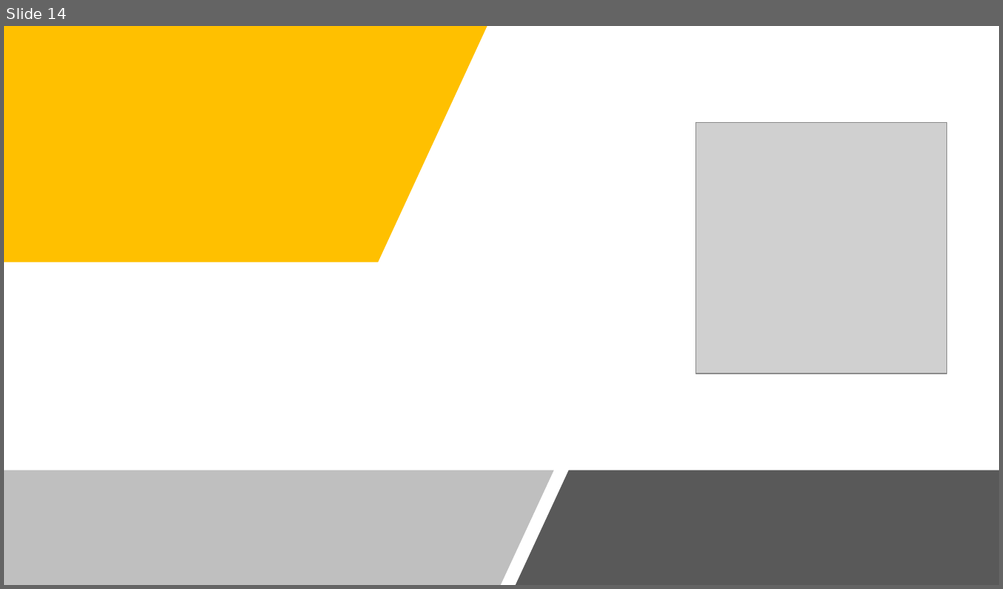
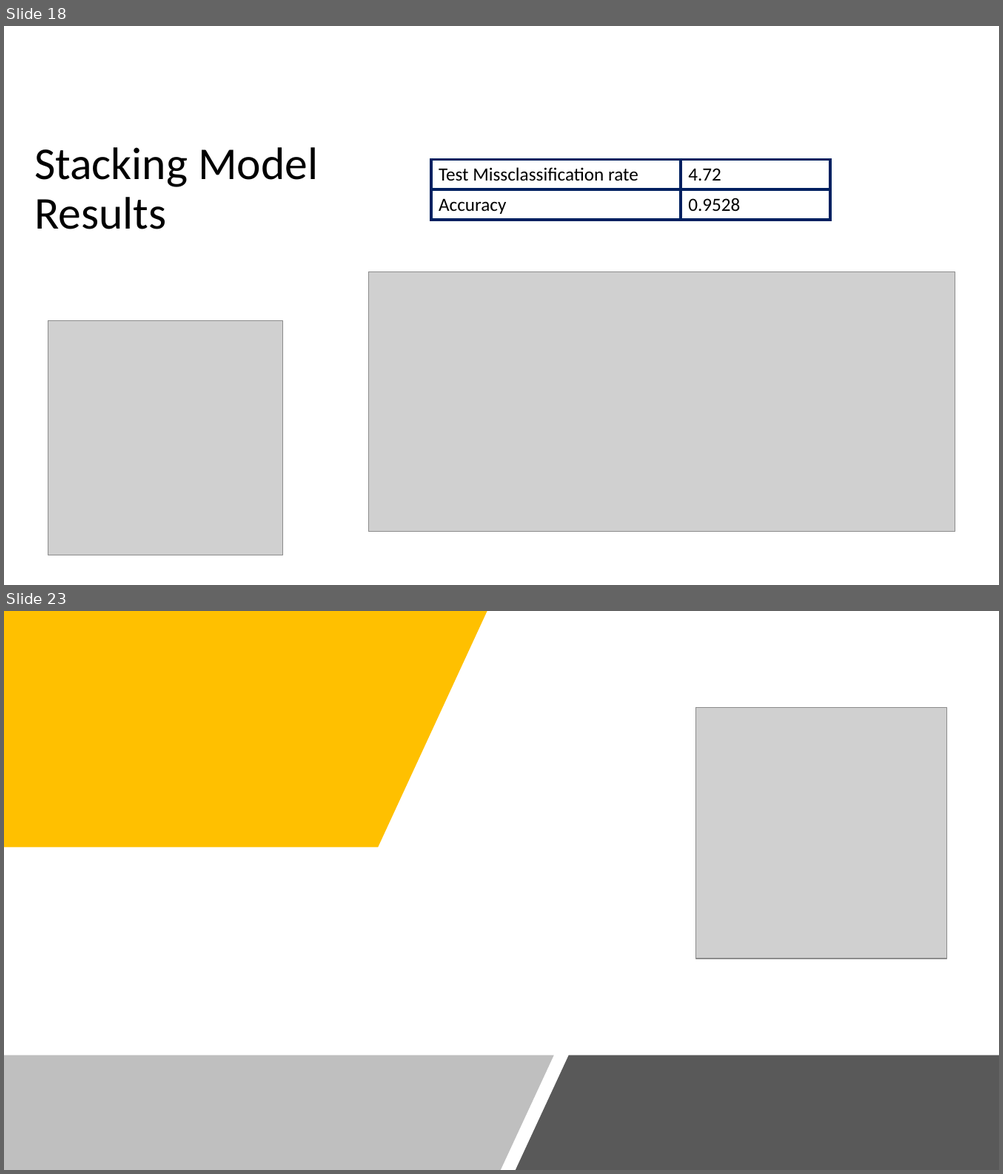
Before and after one commit to cerniello/WalkingPatternClassification_SL, a slide deck: Presentation Group 13.pptx. Shown one above the other, each under a label of ours: slide 14 before the commit, slides 18 and 23 after it; the slides between them are not shown. The pictures are 1003x589 and 1003x1174 pixels, drawn with LibreOffice and Linux fonts; fonts in the diff are those of the drawing; grey boxes stand for pictures. Boxes give left, top, right and bottom in pixels: in the first picture for what was removed or moved away, otherwise in the second. Text is boxed around its words. In the diff, an @@ line names an element or a change of style, - is before the commit and + after.

```diff
--- a/Presentation Group 13.pptx
+++ b/Presentation Group 13.pptx
@@ slide 18 added at (x1=4, y1=26, x2=999, y2=585), background #FFFFFF @@
@@ title added at (x1=34, y1=147, x2=318, y2=230), 44 pt, text #000000 @@
+Stacking Model
+Results
@@ table added at (x1=431, y1=159, x2=830, y2=220), 2 rows, 2 columns @@
+Test Missclassification rate | 4.72
+Accuracy | 0.9528
@@ picture added at (x1=369, y1=272, x2=955, y2=533) @@
@@ picture added at (x1=48, y1=321, x2=282, y2=556) @@
@@ what was slide 14 is now slide 23 @@
```
Also in this commit, not shown: 1 slide changed, 16 other slides added, 8 slides removed.
